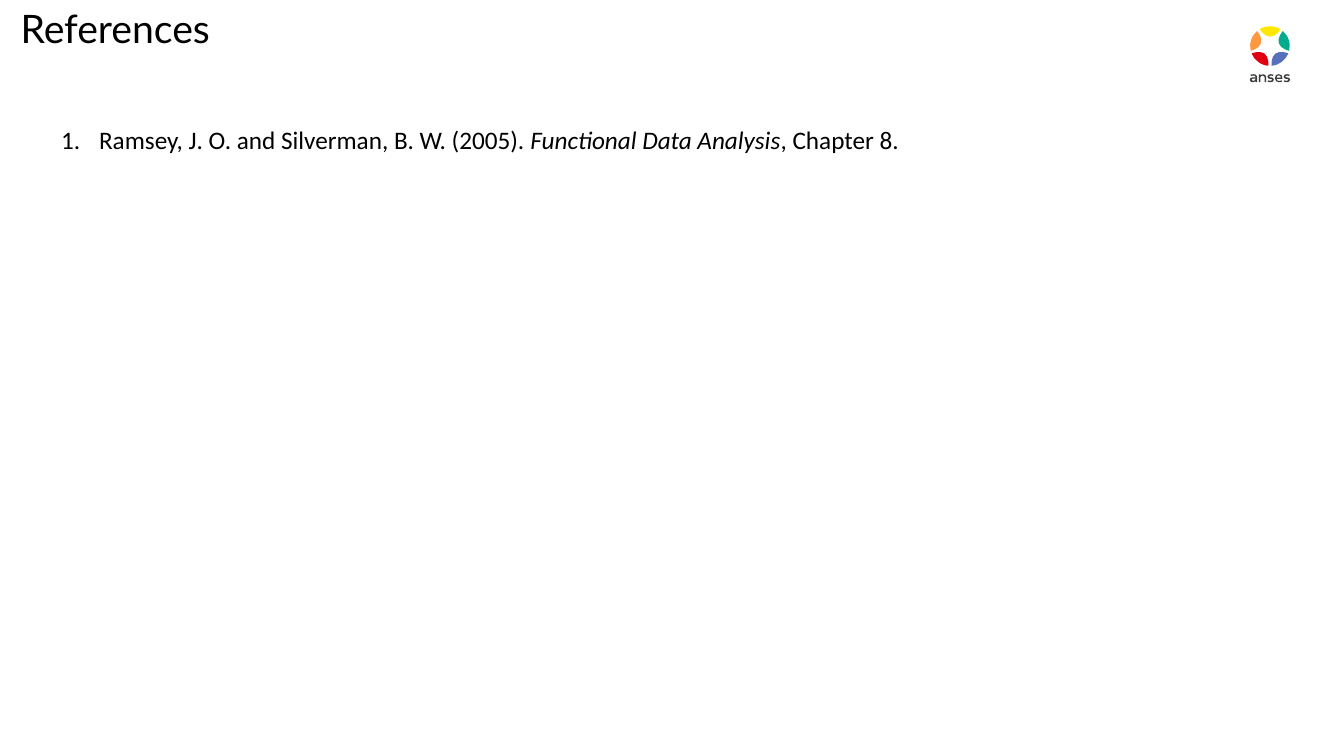
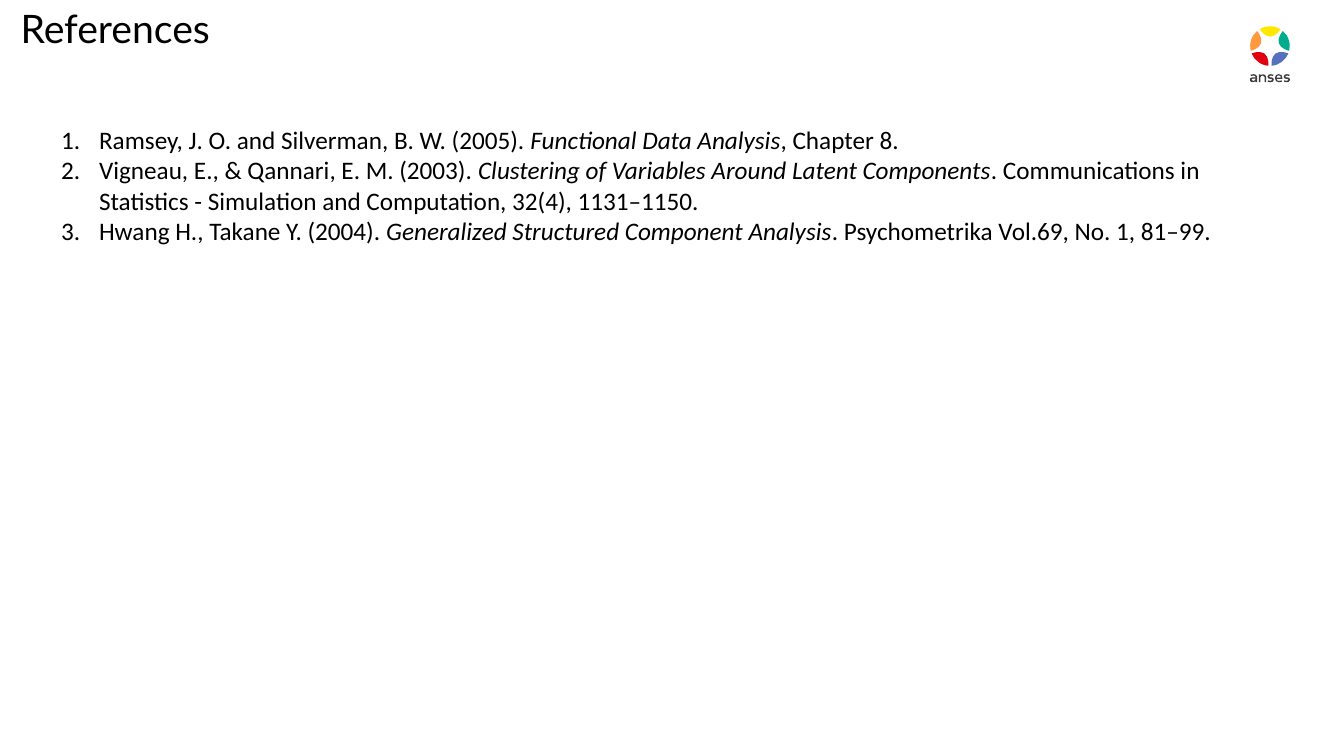
Before and after one commit to GMarTT/Agrostat-Dijon, a slide deck: slide 14 of diaporama/diapo_agrostat_v1.pptx (slide 12 before the commit). Drawn at 1344x756 pixels with LibreOffice and Linux fonts; fonts in the diff are those of the drawing. Boxes give left, top, right and bottom in pixels: in the first picture for what was removed or moved away, otherwise in the second. Text is boxed around its words. In the diff, an @@ line names an element or a change of style, - is before the commit and + after.

```diff
--- a/diaporama/diapo_agrostat_v1.pptx
+++ b/diaporama/diapo_agrostat_v1.pptx
@@ text at [99, 160, 1211, 245]: paragraphs added @@
+2. Vigneau, E., & Qannari, E. M. (2003). Clustering of Variables Around Latent Components. Communications in Statistics - Simulation and Computation, 32(4), 1131–1150.
+3. Hwang H., Takane Y. (2004). Generalized Structured Component Analysis. Psychometrika Vol.69, No. 1, 81–99.
```
Also in this commit, not shown: 2 other slides changed, 2 slides added, 4 other files.
